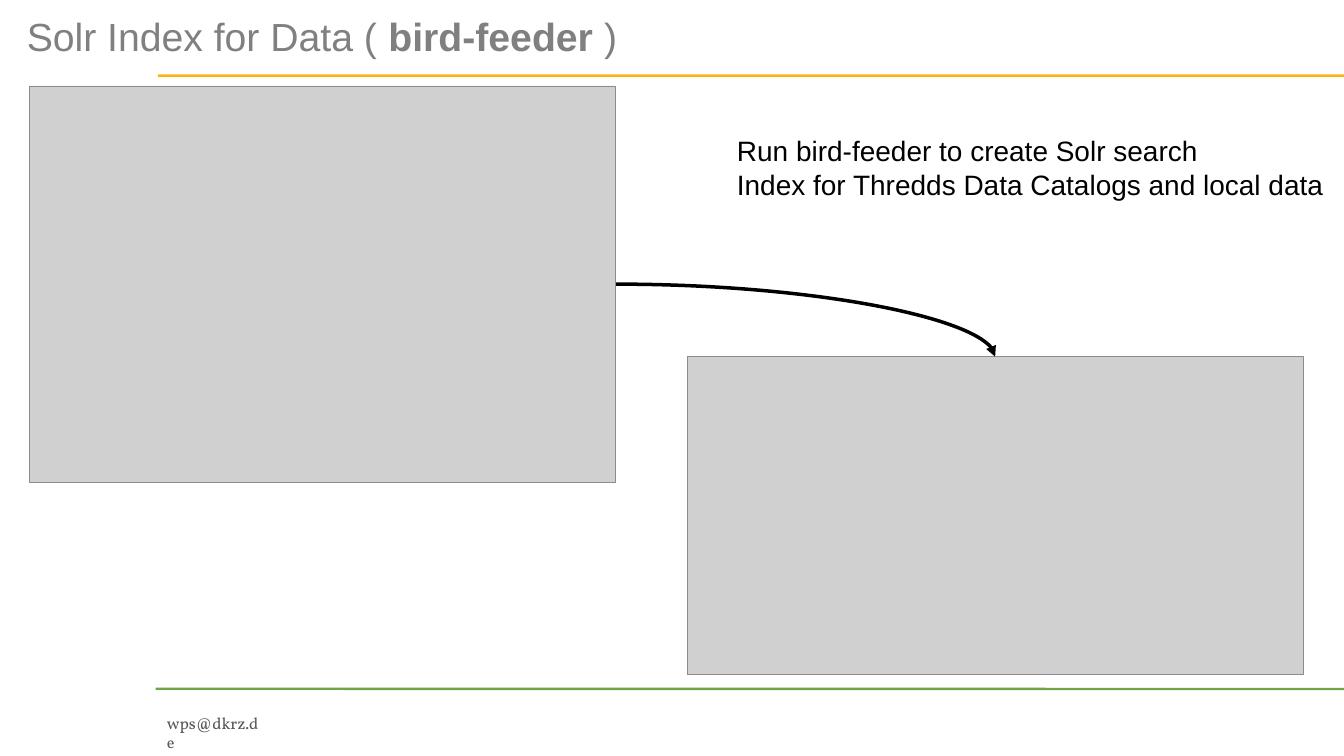
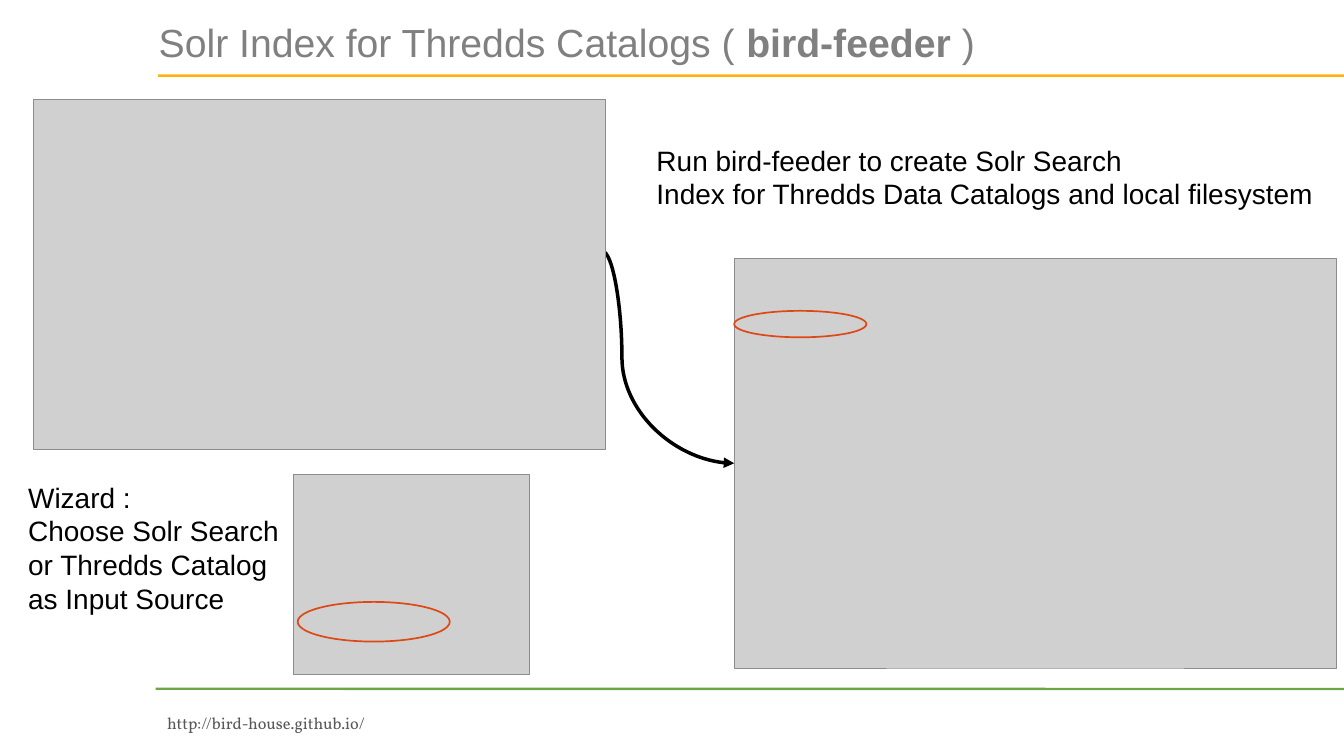
Before and after one commit to bird-house/birdhouse-docs, a slide deck: slide 12 of slides/birdhouse-esgf-f2f-2016/birdhouse-esgf-f2f-2016.odp. Drawn at 1344x756 pixels with LibreOffice and Linux fonts; fonts in the diff are those of the drawing; grey boxes stand for pictures; background and template pictures are left out. Boxes give left, top, right and bottom in pixels: in the first picture for what was removed or moved away, otherwise in the second. Text is boxed around its words. In the diff, an @@ line names an element or a change of style, - is before the commit and + after.

Commit message:
updated esgf and wizard

```diff
--- a/slides/birdhouse-esgf-f2f-2016/birdhouse-esgf-f2f-2016.odp
+++ b/slides/birdhouse-esgf-f2f-2016/birdhouse-esgf-f2f-2016.odp
@@ text at (x1=159, y1=28, x2=951, y2=65): text changed @@
-Solr Index for Data ( bird-feeder )
+Solr Index for Thredds Catalogs ( bird-feeder )
@@ picture resized from (x1=30, y1=86, x2=616, y2=482) to (x1=33, y1=99, x2=606, y2=449) @@
@@ text at (x1=656, y1=150, x2=1312, y2=209): text changed @@
-Run bird-feeder to create Solr search
-Index for Thredds Data Catalogs and local data
+Run bird-feeder to create Solr Search
+Index for Thredds Data Catalogs and local filesystem
@@ curved arrow added from (603, 252) to (734, 464), #000000 3 pt @@
@@ picture resized from (x1=687, y1=357, x2=1303, y2=675) to (x1=734, y1=259, x2=1336, y2=669) @@
@@ curved arrow removed from (615, 284) to (995, 357) @@
@@ ellipse added at (x1=734, y1=311, x2=866, y2=337), outline #DD4814 1.45 pt @@
@@ picture added at (x1=294, y1=475, x2=529, y2=675) @@
@@ text added at (x1=28, y1=487, x2=279, y2=614), 24 pt, text #000000 @@
+Wizard :
+Choose Solr Search
+or Thredds Catalog
+as Input Source
@@ ellipse added at (x1=297, y1=602, x2=449, y2=642), outline #DD4814 1.45 pt @@
@@ text removed at (x1=167, y1=717, x2=258, y2=733) @@
-wps@dkrz.de
@@ text added at (x1=167, y1=717, x2=365, y2=733), 14 pt, text #595959 @@
+http://bird-house.github.io/
```
Also in this commit, not shown: 22 other slides changed, 1 slide added, 1 slide removed.
